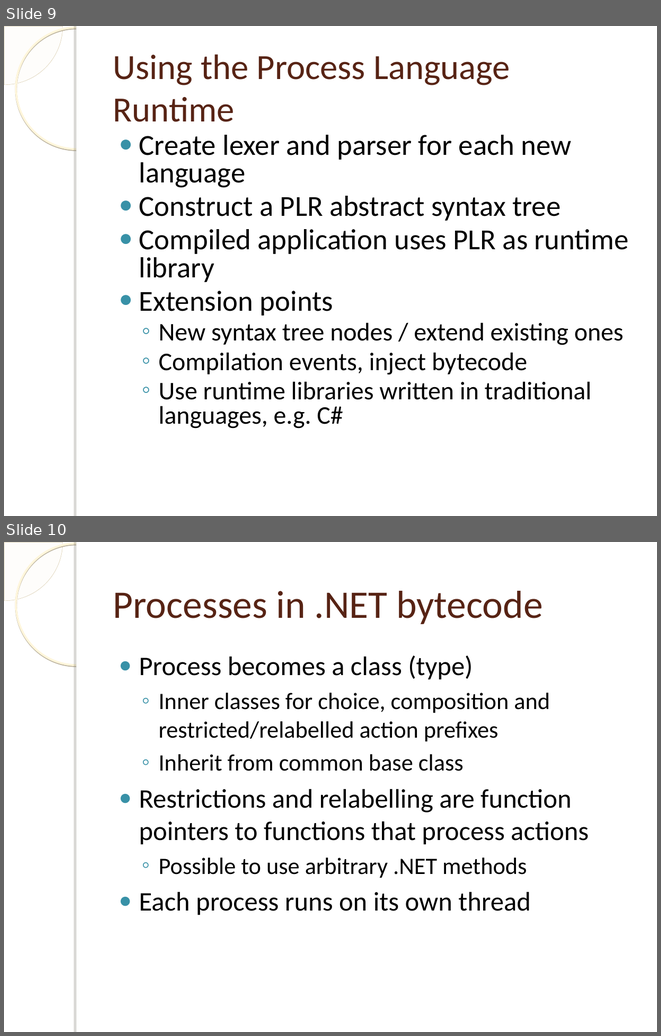
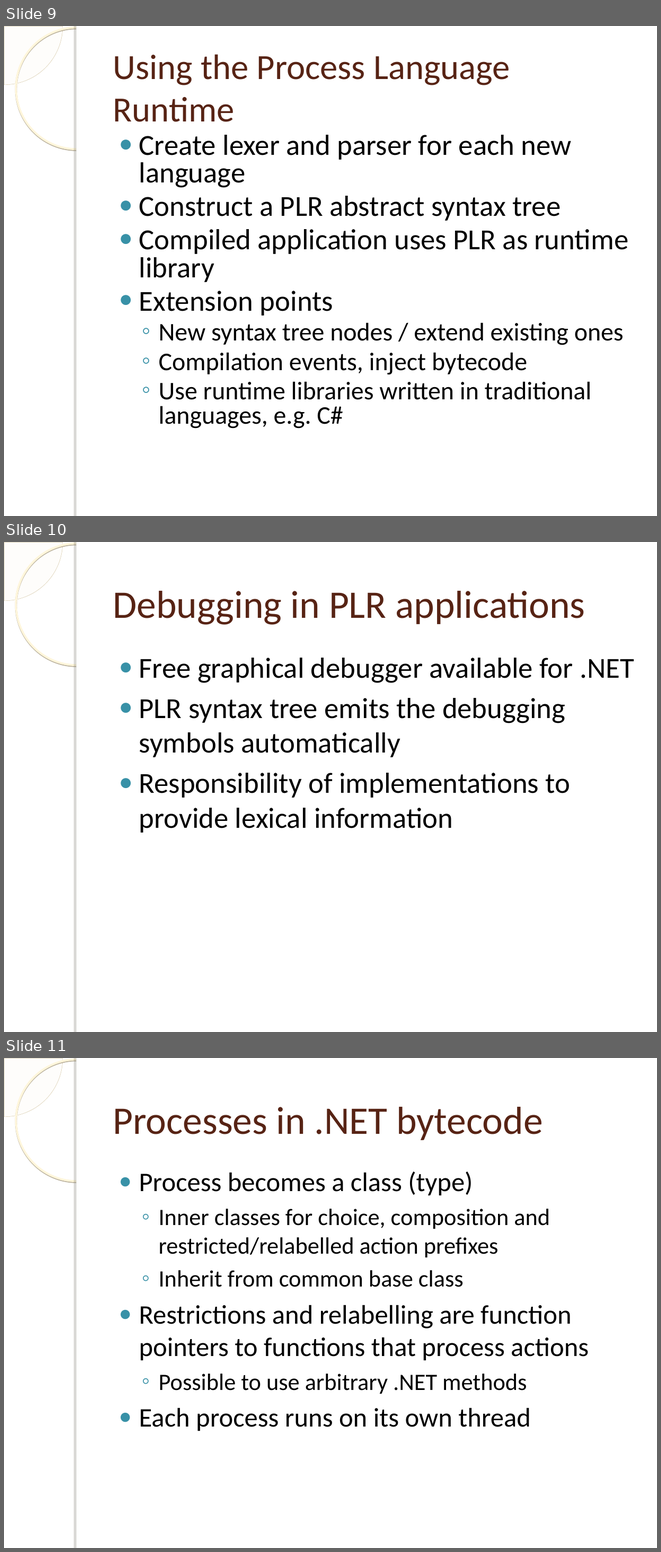
Before and after one commit to einaregilsson/Process-Language-Runtime, a slide deck: presentation.ppt. Shown one above the other, each under a label of ours: slides 9 and 10 before the commit, slides 9, 10 and 11 after it. The pictures are 661x1036 and 661x1552 pixels, drawn with LibreOffice and Linux fonts; fonts in the diff are those of the drawing; background and template pictures are left out. Boxes give left, top, right and bottom in pixels: in the first picture for what was removed or moved away, otherwise in the second. Text is boxed around its words. In the diff, an @@ line names an element or a change of style, - is before the commit and + after.

```diff
--- a/presentation.ppt
+++ b/presentation.ppt
@@ slide 10 added at bbox=[4, 542, 657, 1032], background picture (left out); not listed: 4 template elements that a slide beside it also shows @@
@@ title added at bbox=[113, 591, 585, 625], 43 pt, text #572314 @@
+Debugging in PLR applications
@@ text added at bbox=[139, 658, 634, 832], 32 pt, text #000000 @@
+● Free graphical debugger available for .NET
+● PLR syntax tree emits the debugging symbols automatically
+● Responsibility of implementations to provide lexical information
@@ what was slide 10 is now slide 11 @@
```
Also in this commit, not shown: 3 slides changed, 4 other slides added, 1 slide removed.
